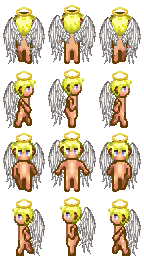
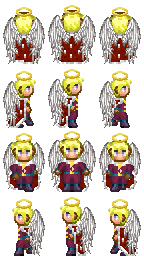
Comparing the layer stacks of the two 144 x 256 images. Changes:
renamed "wings-rear" to "wings-front", moved it above "robes", painted on it over bbox(6, 32, 138, 256)
renamed "wings-front" to "robes", painted on it over bbox(6, 32, 138, 256)
added layer "wings-rear" over bbox(8, 158, 136, 189)
